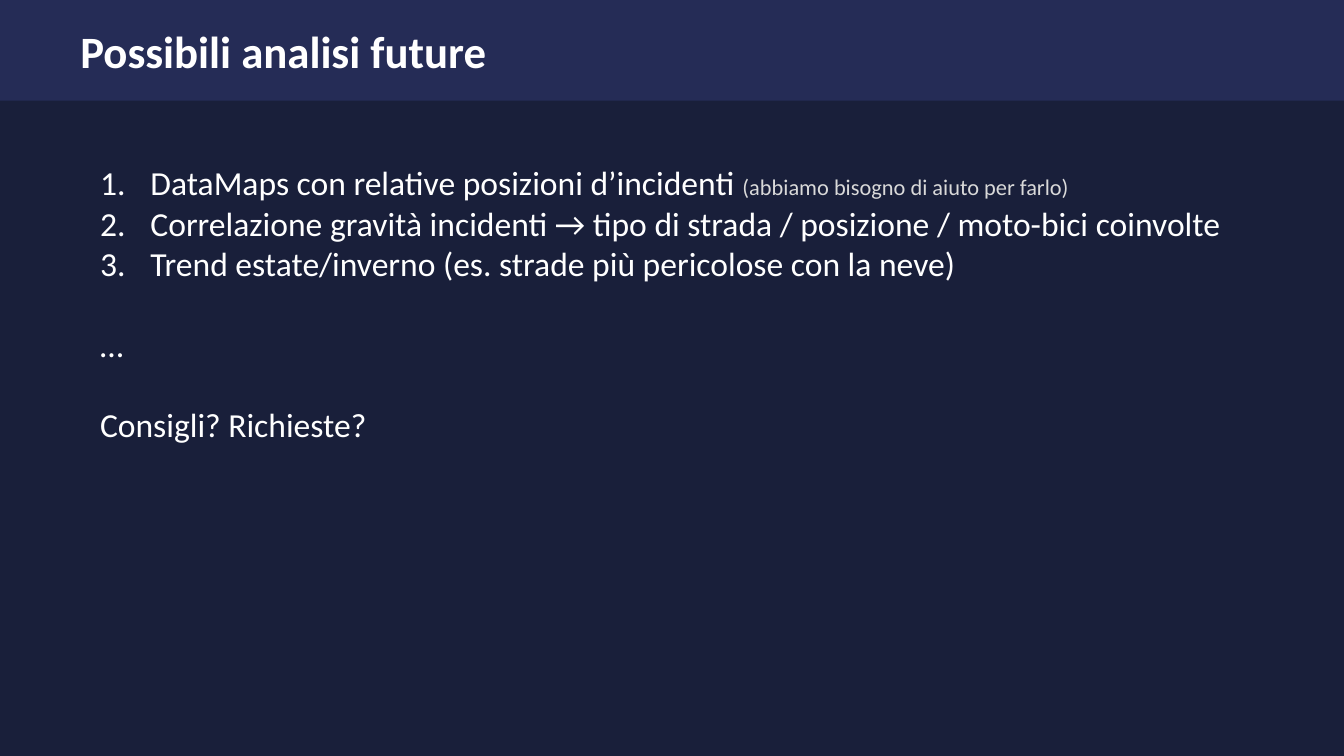
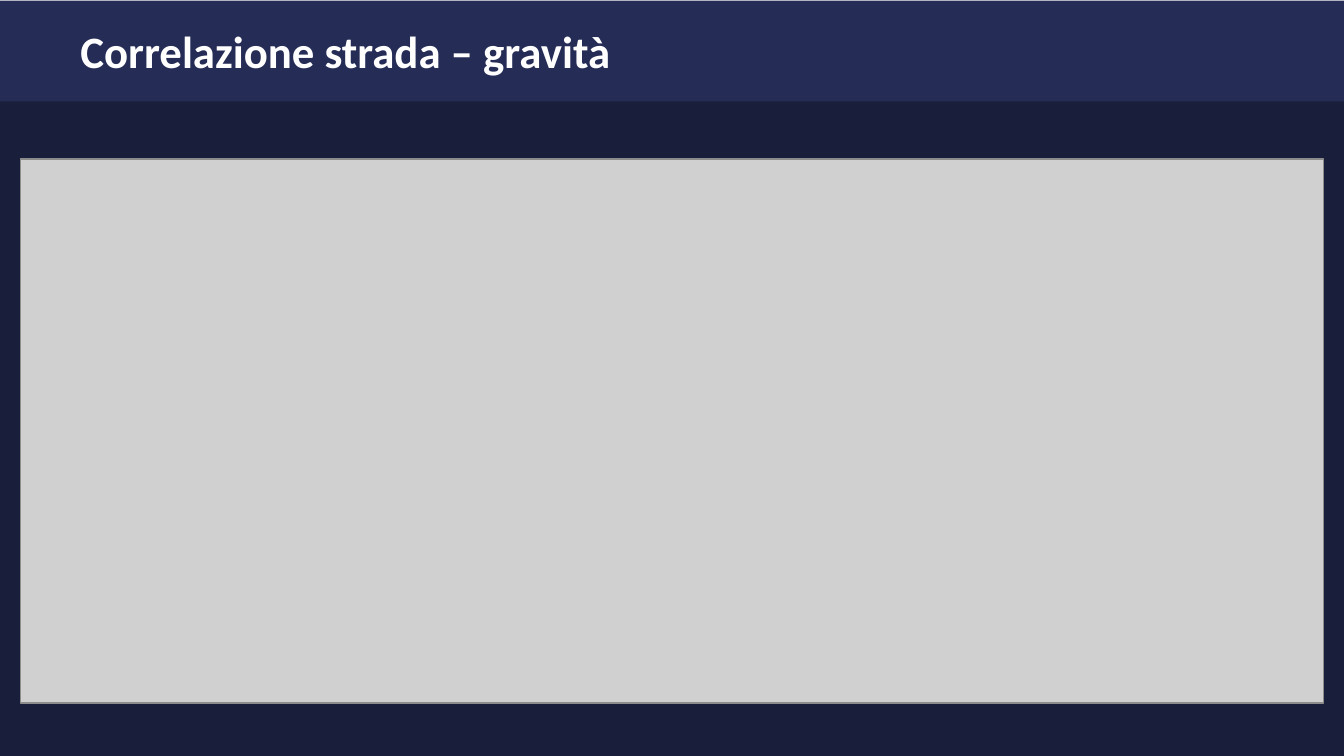
Before and after one commit to pezzandre/dataScience1, a slide deck: slide 7 of incidenti_datascience.pptx (slide 6 before the commit). Drawn at 1344x756 pixels with LibreOffice and Linux fonts; fonts in the diff are those of the drawing; grey boxes stand for pictures. Boxes give left, top, right and bottom in pixels: in the first picture for what was removed or moved away, otherwise in the second. Text is boxed around its words. In the diff, an @@ line names an element or a change of style, - is before the commit and + after.

```diff
--- a/incidenti_datascience.pptx
+++ b/incidenti_datascience.pptx
@@ text at bbox=[80, 36, 610, 76]: text changed @@
-Possibili analisi future
+Correlazione strada – gravità
@@ picture added at bbox=[20, 159, 1322, 703] @@
@@ text removed at bbox=[100, 171, 1220, 443] @@
-1. DataMaps con relative posizioni d’incidenti (abbiamo bisogno di aiuto per farlo)
-2. Correlazione gravità incidenti → tipo di strada / posizione / moto-bici coinvolte
-3. Trend estate/inverno (es. strade più pericolose con la neve)
-…
-Consigli? Richieste?
```
Also in this commit, not shown: 5 slides added, 3 slides removed, 2 other files.
